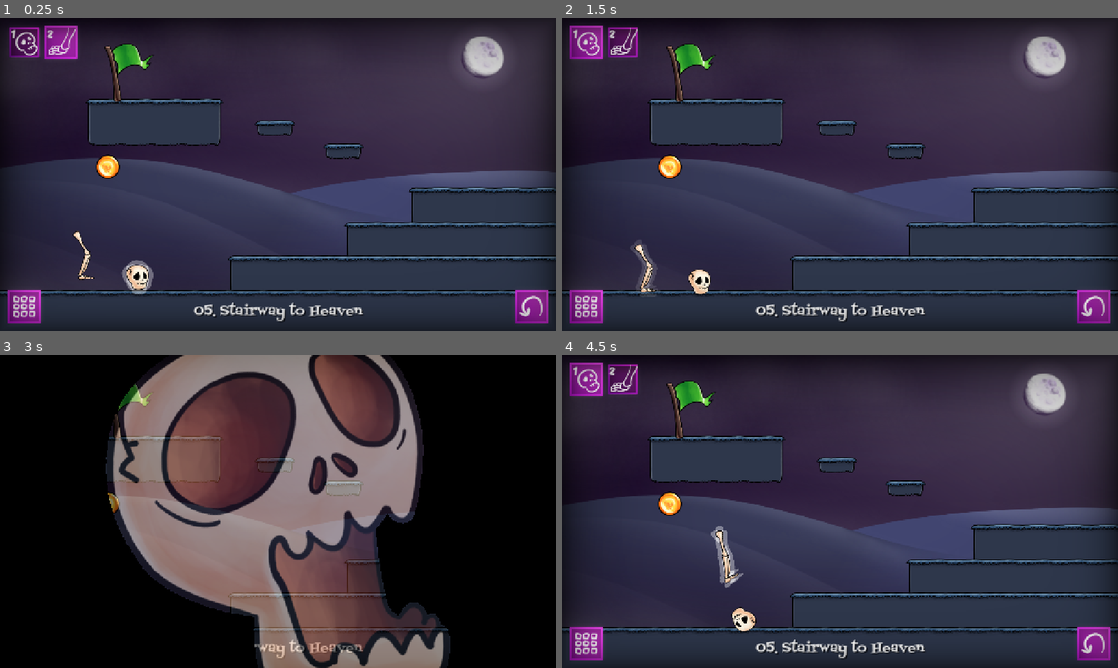
Above: before the commit, frames 1-4 (two rows, left to right).
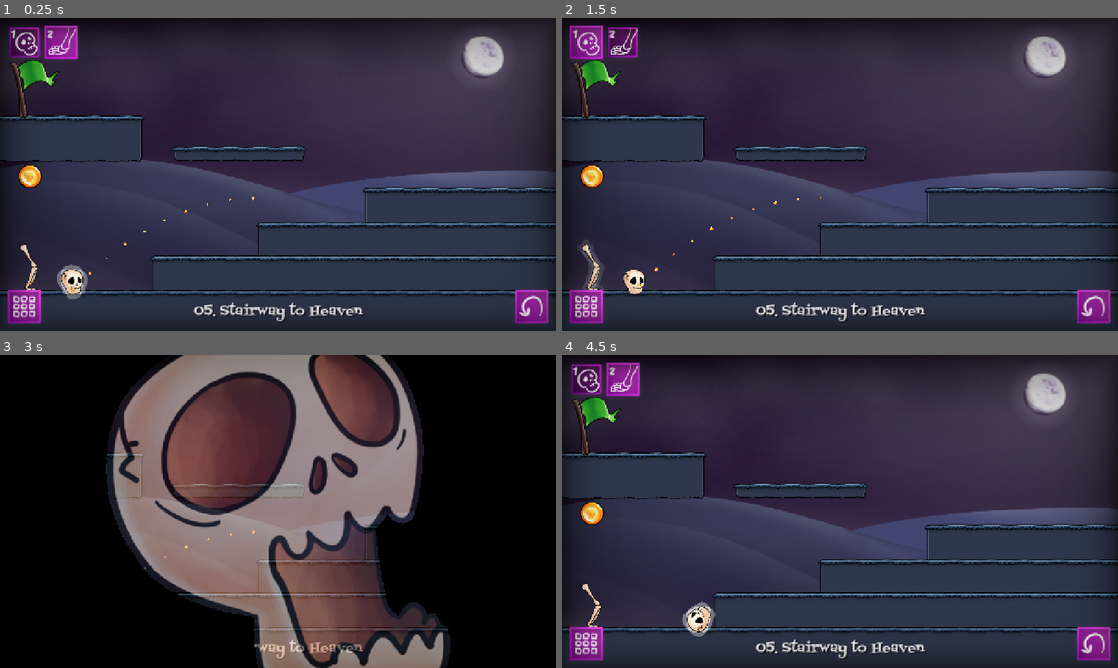
Above: after the commit, the same moments.

Repository: KettLovahr/ludum-dare-58
Game: Godot game, scene res://Scenes/Levels/StairwayToHeaven.tscn
Two runs of this game, one before a commit and one after it. Both use one fixed random seed, a clock stepped at 60 frames per second and the inputs below. This scene is started directly instead of the project's main scene. The engine's default icon, where the game draws it, is replaced by a stand-in: a white triangle on a blue panel in a dark square.
Inputs (mouse positions are in pixels of both pictures, inside the frame that each line leads up to):
- Up to frame 1 (0.25 s): no input
- Up to frame 2 (1.5 s): click "1" at 0.5 s; click "2" at 1.25 s
- Up to frame 3 (3 s): click "1" at 2 s; move the mouse to (139, 617) at 2.77 s; hold Right (move_right) from 2.78 s (still down); tap Space (move_action) at 2.85 s; click (139, 617) at 2.92 s
- Up to frame 4 (4.5 s): tap Up (move_up) at 3.02, 3.77 s; move the mouse to (645, 602) at 3.52 s; tap Space (move_action) at 3.6, 4.35 s; click (645, 602) at 3.67 s; move the mouse to (895, 442) at 4.27 s; release Right (move_right) at 4.28 s; hold Left (move_left) from 4.28 s (still down)

The runs differ from the first frame. In frame 1, 11% of the frame differs, in the area x 0-100%, y 8-90%; in frame 2, 11%; in frame 3, 1.6%; in frame 4, 12%, in the area x 0-100%, y 2-90%.

Commit message:
Novo StairWay e GoFetch corrigido

Diff:
--- a/Scenes/Levels/GoFetch.tscn
+++ b/Scenes/Levels/GoFetch.tscn
@@ -67,7 +67,7 @@
 [sub_resource type="RectangleShape2D" id="RectangleShape2D_b1wb0"]
 size = Vector2(228, 613)
 
-[node name="Level" type="Node2D" node_paths=PackedStringArray("coin", "flag")]
+[node name="Level2" type="Node2D" node_paths=PackedStringArray("coin", "flag")]
 script = ExtResource("1_xhaql")
 target_time = 80.0
 coin = NodePath("Coin")
@@ -84,12 +84,14 @@
 [node name="PlayerRoot" parent="." instance=ExtResource("3_2u7xx")]
 
 [node name="Skull" parent="PlayerRoot" instance=ExtResource("4_tidfx")]
+z_index = 1
 position = Vector2(1315, 106)
 
 [node name="Arm1" parent="PlayerRoot" instance=ExtResource("5_244d7")]
 position = Vector2(1215, 599)
 
 [node name="Ribcage" parent="PlayerRoot" instance=ExtResource("6_2u7xx")]
+z_index = 1
 position = Vector2(1320, 355)
 
 [node name="RedButton" parent="." node_paths=PackedStringArray("connected_items") instance=ExtResource("9_683uh")]
--- a/Scenes/Levels/StairwayToHeaven.tscn
+++ b/Scenes/Levels/StairwayToHeaven.tscn
@@ -21,10 +21,10 @@
 size = Vector2(1806, 277)
 
 [sub_resource type="RectangleShape2D" id="RectangleShape2D_nvbyj"]
-size = Vector2(406, 136)
+size = Vector2(541, 136)
 
 [sub_resource type="RectangleShape2D" id="RectangleShape2D_3i7ro"]
-size = Vector2(104, 40)
+size = Vector2(394, 40)
 
 [sub_resource type="LabelSettings" id="LabelSettings_57lp3"]
 font = ExtResource("9_ksuta")
@@ -50,10 +50,10 @@
 [node name="PlayerRoot" parent="." instance=ExtResource("3_2cgx1")]
 
 [node name="Skull" parent="PlayerRoot" instance=ExtResource("4_1vk5l")]
-position = Vector2(366, 414)
+position = Vector2(165, 446)
 
 [node name="Leg1" parent="PlayerRoot" instance=ExtResource("5_agal8")]
-position = Vector2(204, 381)
+position = Vector2(41, 444)
 
 [node name="StaticBody2D" type="StaticBody2D" parent="."]
 position = Vector2(-232, -661)
@@ -70,9 +70,9 @@
 shape = SubResource("RectangleShape2D_ngp1c")
 
 [node name="Ground5" type="NinePatchRect" parent="."]
-offset_left = 1198.0
+offset_left = 1056.0
 offset_top = 130.0
-offset_right = 2634.0
+offset_right = 2492.0
 offset_bottom = 280.0
 texture = ExtResource("6_gih1h")
 patch_margin_left = 24
@@ -88,9 +88,9 @@
 shape = SubResource("RectangleShape2D_wmfcf")
 
 [node name="Ground4" type="NinePatchRect" parent="."]
-offset_left = 1000.0
+offset_left = 729.0
 offset_top = 237.0
-offset_right = 2436.0
+offset_right = 2165.0
 offset_bottom = 387.0
 texture = ExtResource("6_gih1h")
 patch_margin_left = 24
@@ -106,9 +106,9 @@
 shape = SubResource("RectangleShape2D_wmfcf")
 
 [node name="Ground2" type="NinePatchRect" parent="."]
-offset_left = 642.0
+offset_left = 402.0
 offset_top = 340.0
-offset_right = 2078.0
+offset_right = 1838.0
 offset_bottom = 490.0
 texture = ExtResource("6_gih1h")
 patch_margin_left = 24
@@ -142,10 +142,10 @@
 shape = SubResource("RectangleShape2D_t0ble")
 
 [node name="Ground6" type="NinePatchRect" parent="."]
-offset_left = 206.0
-offset_top = -141.0
-offset_right = 629.0
-offset_bottom = 9.0
+offset_left = -168.0
+offset_top = -90.0
+offset_right = 388.0
+offset_bottom = 60.0
 texture = ExtResource("6_gih1h")
 patch_margin_left = 24
 patch_margin_top = 30
@@ -156,14 +156,14 @@
 [node name="StaticBody2D" type="StaticBody2D" parent="Ground6"]
 
 [node name="CollisionShape2D" type="CollisionShape2D" parent="Ground6/StaticBody2D"]
-position = Vector2(212, 73)
+position = Vector2(279.5, 73)
 shape = SubResource("RectangleShape2D_nvbyj")
 
 [node name="Ground7" type="NinePatchRect" parent="."]
-offset_left = 935.0
-offset_top = -4.0
-offset_right = 1060.0
-offset_bottom = 50.0
+offset_left = 469.0
+offset_top = 4.0
+offset_right = 885.0
+offset_bottom = 58.0
 texture = ExtResource("6_gih1h")
 patch_margin_left = 24
 patch_margin_top = 30
@@ -174,32 +174,14 @@
 [node name="StaticBody2D" type="StaticBody2D" parent="Ground7"]
 
 [node name="CollisionShape2D" type="CollisionShape2D" parent="Ground7/StaticBody2D"]
-position = Vector2(61, 27)
+position = Vector2(206, 27)
 shape = SubResource("RectangleShape2D_3i7ro")
 
-[node name="Ground8" type="NinePatchRect" parent="."]
-offset_left = 725.0
-offset_top = -75.0
-offset_right = 850.0
-offset_bottom = -21.0
-texture = ExtResource("6_gih1h")
-patch_margin_left = 24
-patch_margin_top = 30
-patch_margin_right = 24
-patch_margin_bottom = 24
-axis_stretch_horizontal = 2
-
-[node name="StaticBody2D" type="StaticBody2D" parent="Ground8"]
-
-[node name="CollisionShape2D" type="CollisionShape2D" parent="Ground8/StaticBody2D"]
-position = Vector2(61, 26)
-shape = SubResource("RectangleShape2D_3i7ro")
-
 [node name="Coin" parent="." instance=ExtResource("7_xnehd")]
-position = Vector2(275, 70)
+position = Vector2(36, 99)
 
 [node name="Flag" parent="." node_paths=PackedStringArray("player_root") instance=ExtResource("8_x8iny")]
-position = Vector2(305, -139)
+position = Vector2(16, -89)
 collision_layer = 2
 collision_mask = 2
 player_root = NodePath("../PlayerRoot")
Not shown: 1 places in Scenes/Levels/GoFetch.tscn that only renumber resources
